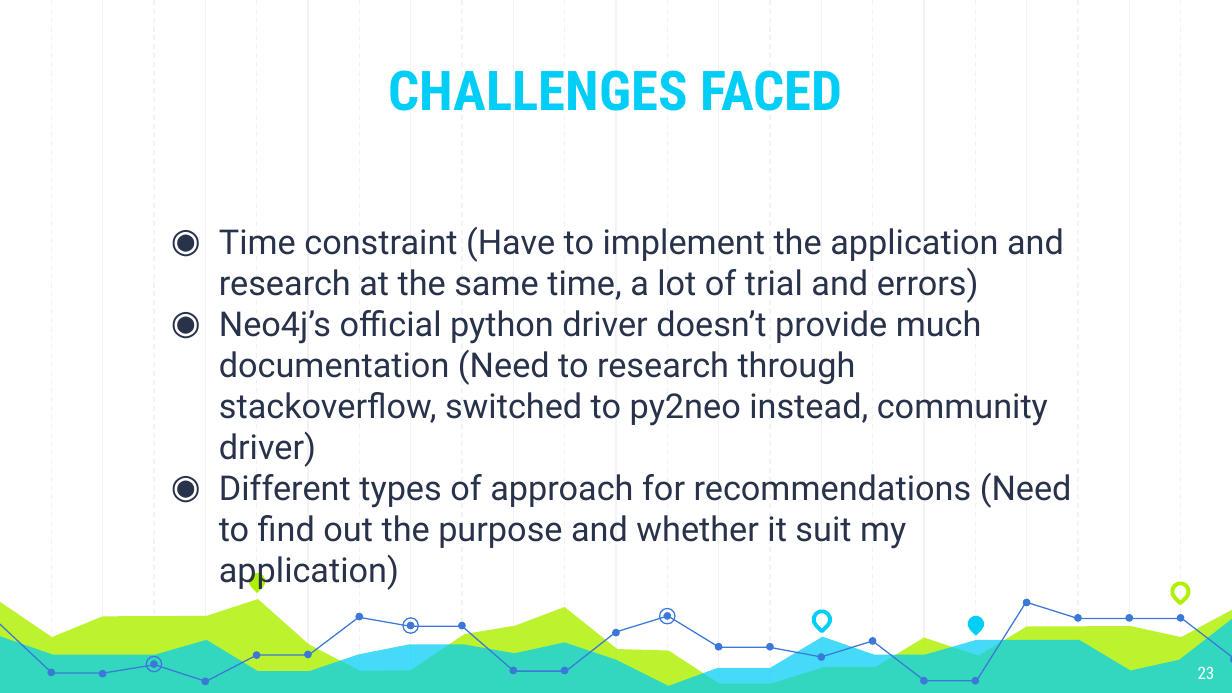
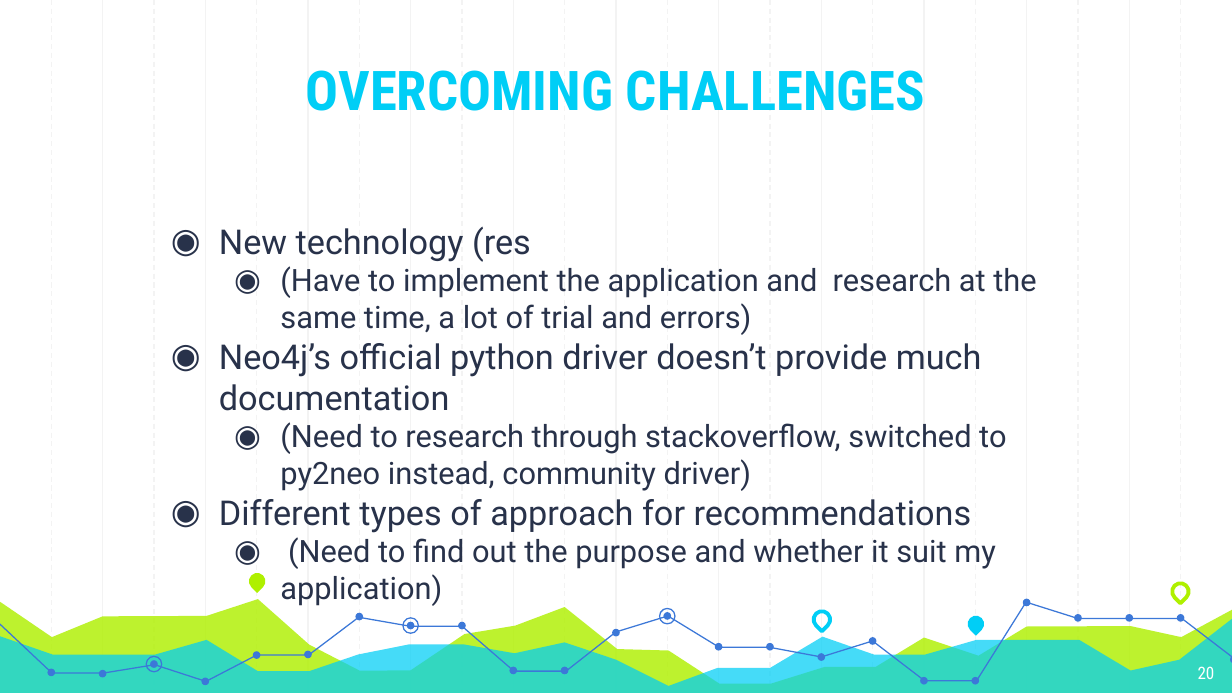
Before and after one commit to Andyayk/app, a slide deck: slide 20 of Graph Based Search Version 2.pptx (slide 23 before the commit). Drawn at 1232x693 pixels with LibreOffice and Linux fonts; fonts in the diff are those of the drawing. Boxes give left, top, right and bottom in pixels: in the first picture for what was removed or moved away, otherwise in the second. Text is boxed around its words. In the diff, an @@ line names an element or a change of style, - is before the commit and + after.

Commit message:
- update presentation

```diff
--- a/Graph Based Search Version 2.pptx
+++ b/Graph Based Search Version 2.pptx
@@ text at box(306, 70, 925, 111): text changed @@
-CHALLENGES FACED
+OVERCOMING CHALLENGES
@@ text at box(219, 227, 1036, 606): text changed; size 20 to 18 pt @@
-◉ Time constraint (Have to implement the application and research at the same time, a lot of trial and errors)
-◉ Neo4j’s official python driver doesn’t provide much documentation (Need to research through stackoverflow, switched to py2neo instead, community driver)
-◉ Different types of approach for recommendations (Need to find out the purpose and whether it suit my application)
+◉ New technology (res
+  ◉ (Have to implement the application and research at the same time, a lot of trial and errors)
+◉ Neo4j’s official python driver doesn’t provide much documentation
+  ◉ (Need to research through stackoverflow, switched to py2neo instead, community driver)
+◉ Different types of approach for recommendations
+  ◉ (Need to find out the purpose and whether it suit my application)
@@ page number at box(1198, 666, 1215, 679): text changed @@
-23
+20
```
Also in this commit, not shown: 9 other slides changed.
